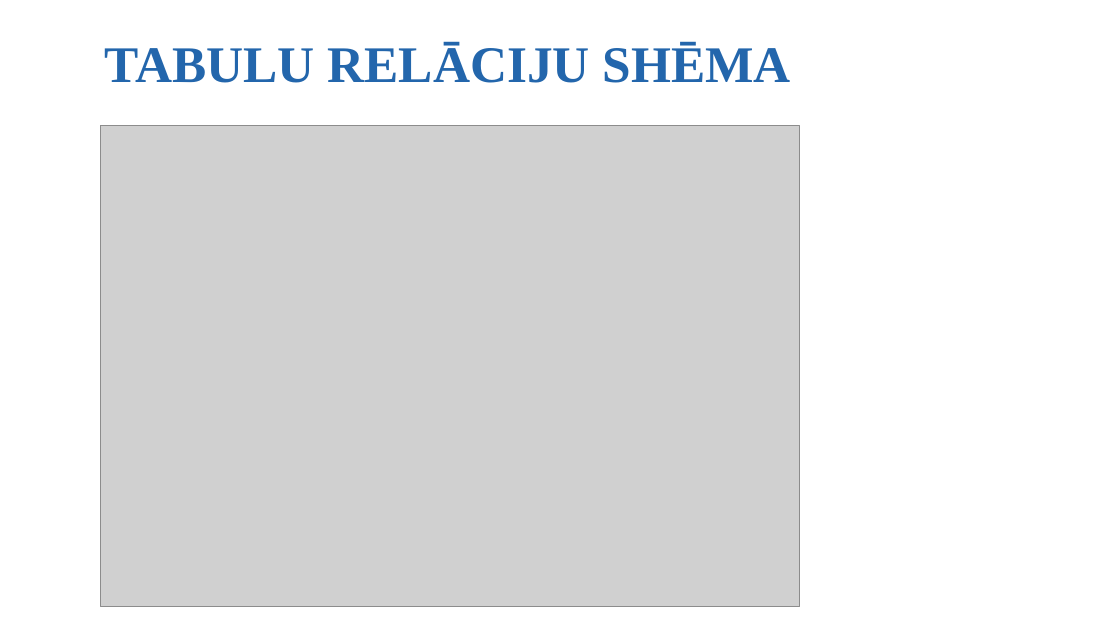
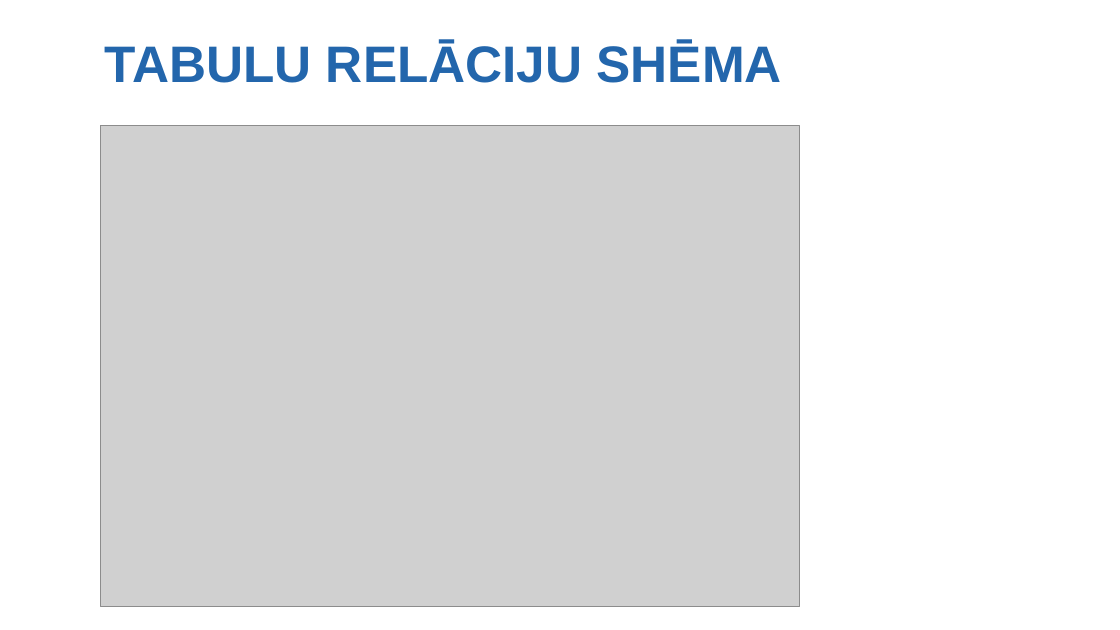
Before and after one commit to rvt-prog-kval-24/DP42-Valent-nsKaspers-Gr-matved-basAutomatiz-cijasT-mek-aVietne, a slide deck: slide 9 of documentation/Kvalifikacija darbs Valentīns Kaspers DP4-2.pptx (slide 8 before the commit). Drawn at 1120x630 pixels with LibreOffice and Linux fonts; fonts in the diff are those of the drawing; grey boxes stand for pictures; background and template pictures are left out. Boxes give left, top, right and bottom in pixels: in the first picture for what was removed or moved away, otherwise in the second. Text is boxed around its words. In the diff, an @@ line names an element or a change of style, - is before the commit and + after.

```diff
--- a/documentation/Kvalifikacija darbs Valentīns Kaspers DP4-2.pptx
+++ b/documentation/Kvalifikacija darbs Valentīns Kaspers DP4-2.pptx
@@ title "TABULU RELĀCIJU SHĒMA" at [105, 41, 782, 83]: font Times New Roman to Arial @@
```
Also in this commit, not shown: 6 other slides changed, 4 slides added, 3 slides removed, 1 other file.
